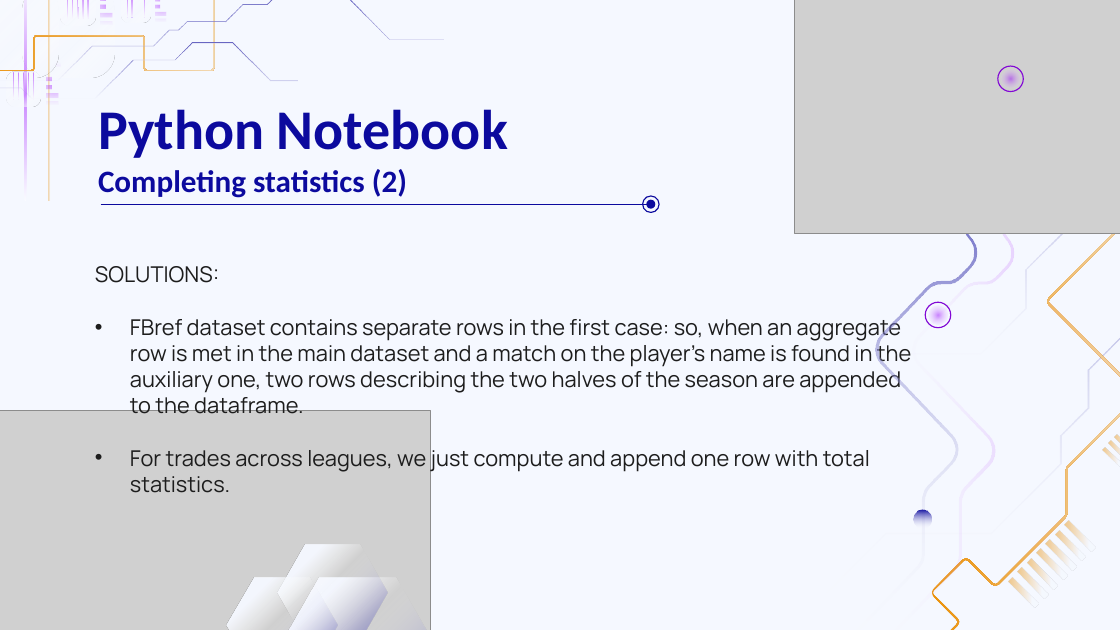
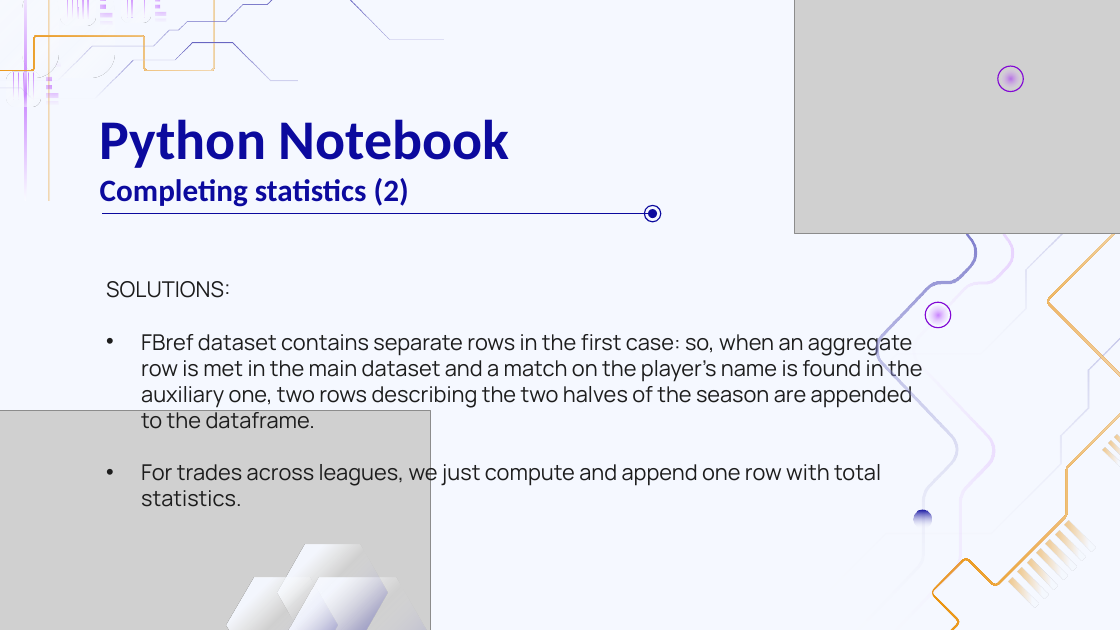
Before and after one commit to MarcoGasparini00/DataCrafters, a slide deck: slide 14 of presentation/DB2.pptx. Drawn at 1120x630 pixels with LibreOffice and Linux fonts; fonts in the diff are those of the drawing; grey boxes stand for pictures. Boxes give left, top, right and bottom in pixels: in the first picture for what was removed or moved away, otherwise in the second. Text is boxed around its words. In the diff, an @@ line names an element or a change of style, - is before the commit and + after.

```diff
--- a/presentation/DB2.pptx
+++ b/presentation/DB2.pptx
@@ 2 ellipses, 1 title, 1 line moved together from (x1=98, y1=109, x2=660, y2=213) to (x1=100, y1=119, x2=661, y2=222) @@
@@ subtitle "SOLUTIONS:" moved from (x1=95, y1=266, x2=911, y2=493) to (x1=106, y1=281, x2=922, y2=507) @@
```
Also in this commit, not shown: 9 other slides changed, 7 slides added, 1 slide removed.
